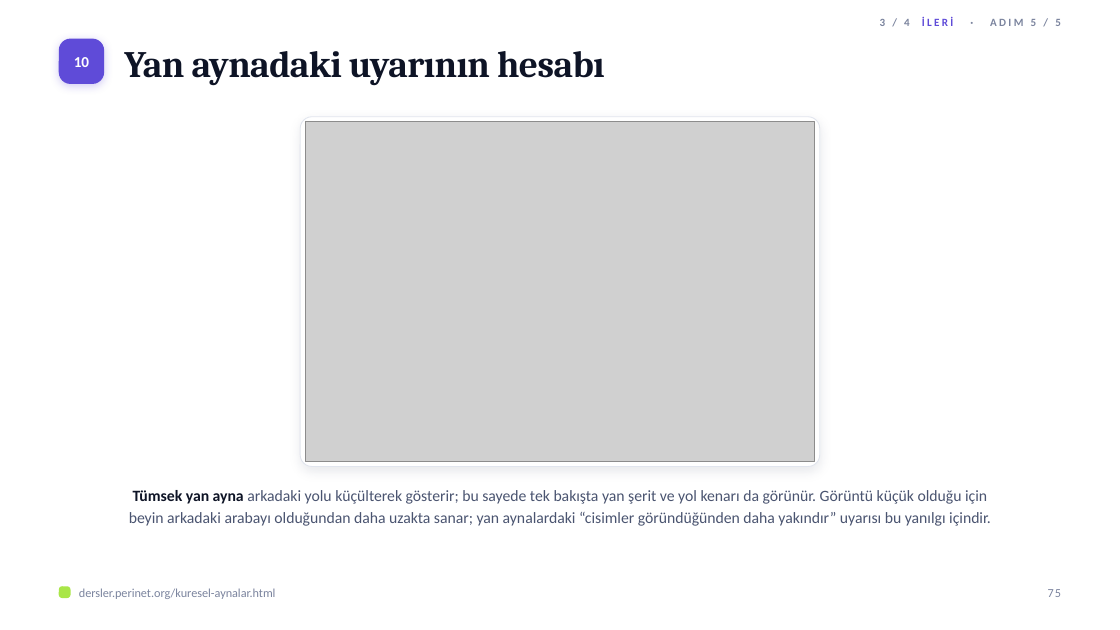
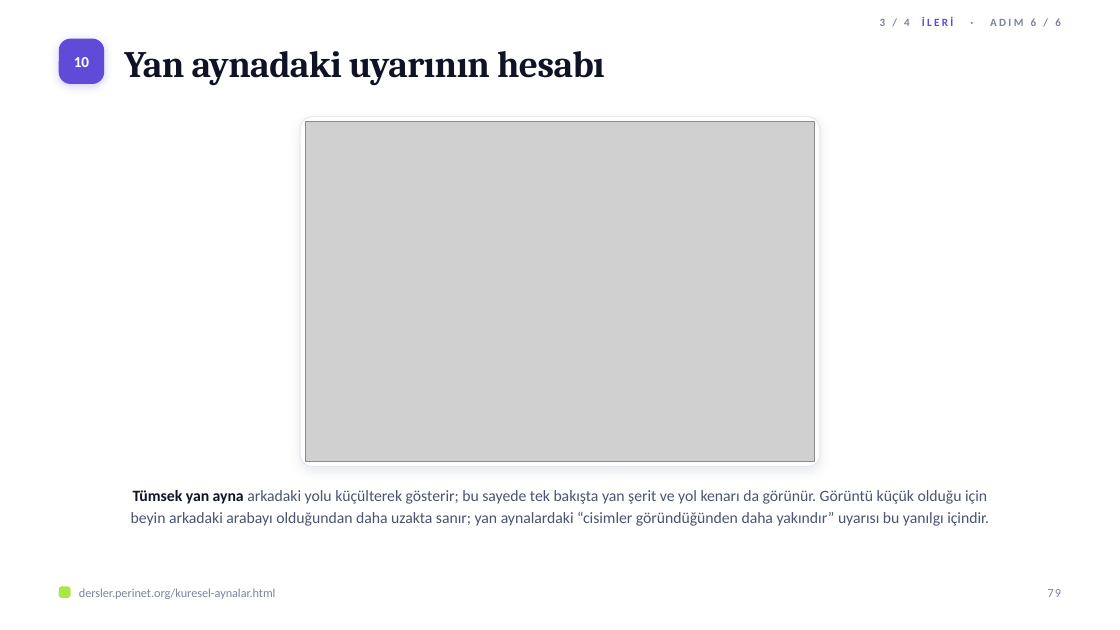
Before and after one commit to elestirmen/dersler, a slide deck: slide 79 of dist/sunum/kuresel-aynalar.pptx (slide 75 before the commit). Drawn at 1120x630 pixels with LibreOffice and Linux fonts; fonts in the diff are those of the drawing; grey boxes stand for pictures. Boxes give left, top, right and bottom in pixels: in the first picture for what was removed or moved away, otherwise in the second. Text is boxed around its words. In the diff, an @@ line names an element or a change of style, - is before the commit and + after.

```diff
--- a/dist/sunum/kuresel-aynalar.pptx
+++ b/dist/sunum/kuresel-aynalar.pptx
@@ text at [880,17,1061,26]: text changed @@
-3 / 4 İLERİ · ADIM 5 / 5
+3 / 4 İLERİ · ADIM 6 / 6
@@ text at [131,490,989,526]: text changed @@
-Tümsek yan ayna arkadaki yolu küçülterek gösterir; bu sayede tek bakışta yan şerit ve yol kenarı da görünür. Görüntü küçük olduğu için beyin arkadaki arabayı olduğundan daha uzakta sanar; yan aynalardaki “cisimler göründüğünden daha yakındır” uyarısı bu yanılgı içindir.
+Tümsek yan ayna arkadaki yolu küçülterek gösterir; bu sayede tek bakışta yan şerit ve yol kenarı da görünür. Görüntü küçük olduğu için beyin arkadaki arabayı olduğundan daha uzakta sanır; yan aynalardaki “cisimler göründüğünden daha yakındır” uyarısı bu yanılgı içindir.
```
Also in this commit, not shown: 120 other slides changed, 14 slides added, 40 other files.
